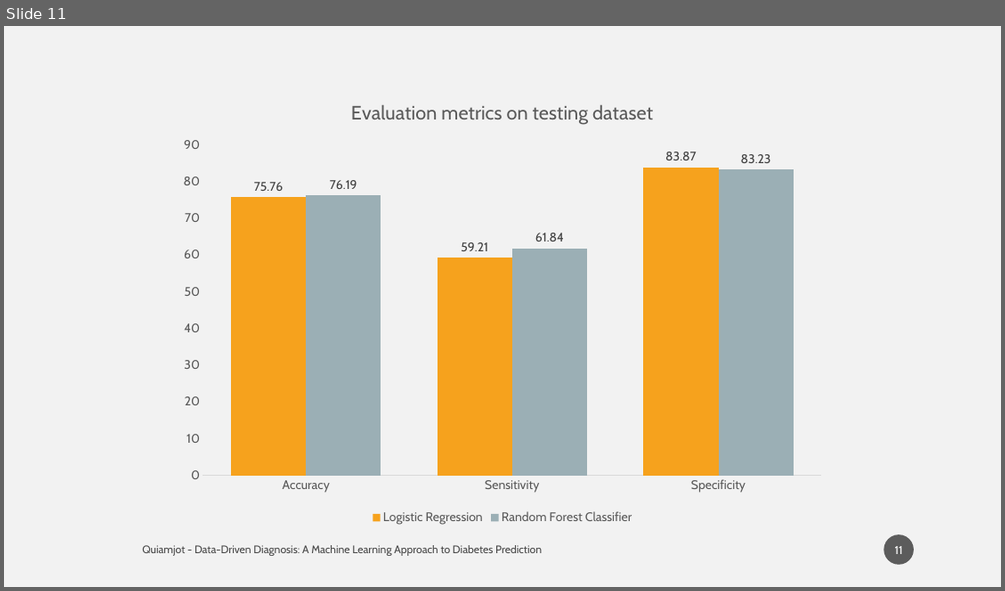
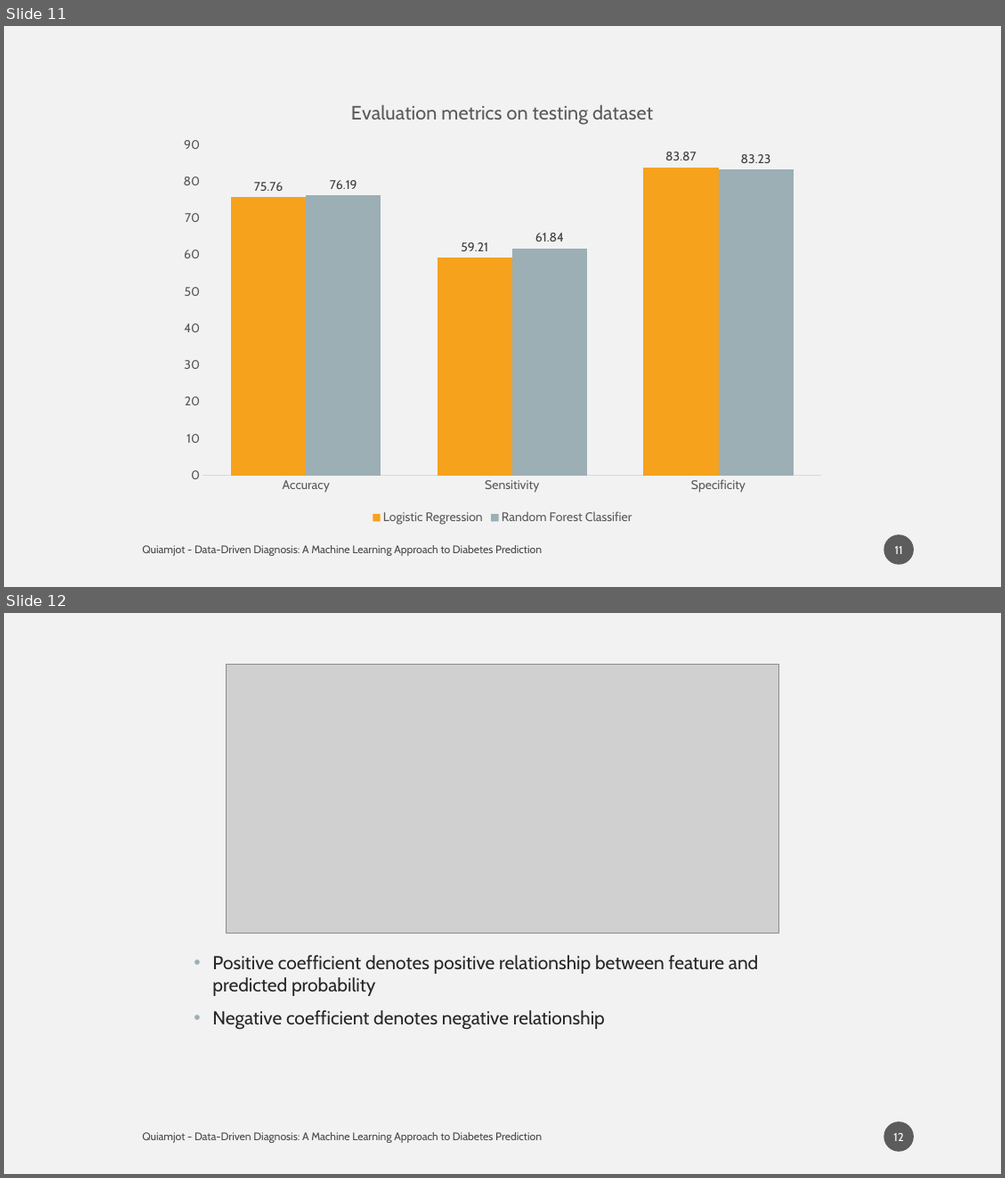
Before and after one commit to aiquiamjot/App_Physics157, a slide deck: coding project/presentation.pptx. Shown one above the other, each under a label of ours: slide 11 before the commit, slides 11 and 12 after it. The pictures are 1005x591 and 1005x1178 pixels, drawn with LibreOffice and Linux fonts; fonts in the diff are those of the drawing; grey boxes stand for pictures. Boxes give left, top, right and bottom in pixels: in the first picture for what was removed or moved away, otherwise in the second. Text is boxed around its words. In the diff, an @@ line names an element or a change of style, - is before the commit and + after.

```diff
--- a/coding project/presentation.pptx
+++ b/coding project/presentation.pptx
@@ slide 12 added at (x1=4, y1=613, x2=1001, y2=1174), background #F2F2F2 @@
@@ picture added at (x1=226, y1=664, x2=778, y2=933) @@
@@ text added at (x1=212, y1=955, x2=758, y2=1030), 18 pt, text #262626 @@
+• Positive coefficient denotes positive relationship between feature and predicted probability
+• Negative coefficient denotes negative relationship
@@ text added at (x1=142, y1=1132, x2=542, y2=1143), 10.5 pt, text #000000 at 70% opacity @@
+Quiamjot - Data-Driven Diagnosis: A Machine Learning Approach to Diabetes Prediction
@@ page number added at (x1=884, y1=1121, x2=914, y2=1151), fill #1D1D1D at 70% opacity, 11 pt, text #FFFFFF @@
+12
```
Also in this commit, not shown: 4 slides changed, 2 other slides added, 1 other file.
